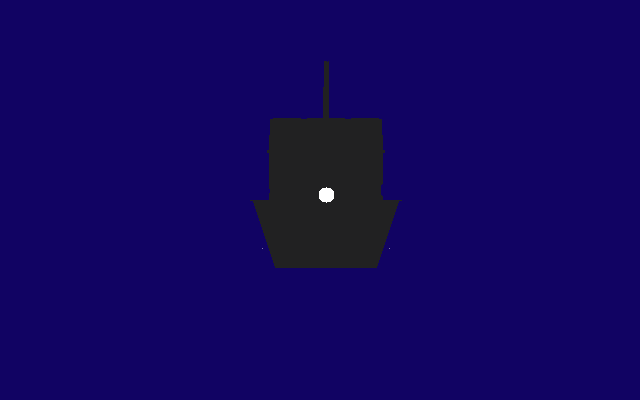
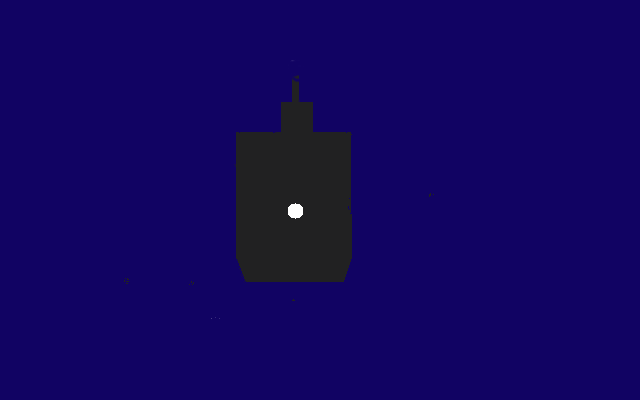
Revision of a layered 640×400 image; what changed, layer by layer:
added layer "stern light" above "chimney" over [288, 60, 304, 119]
added layer "chimney" above "Background" over [281, 102, 313, 119]
painted on "Background" over [124, 61, 434, 319]
